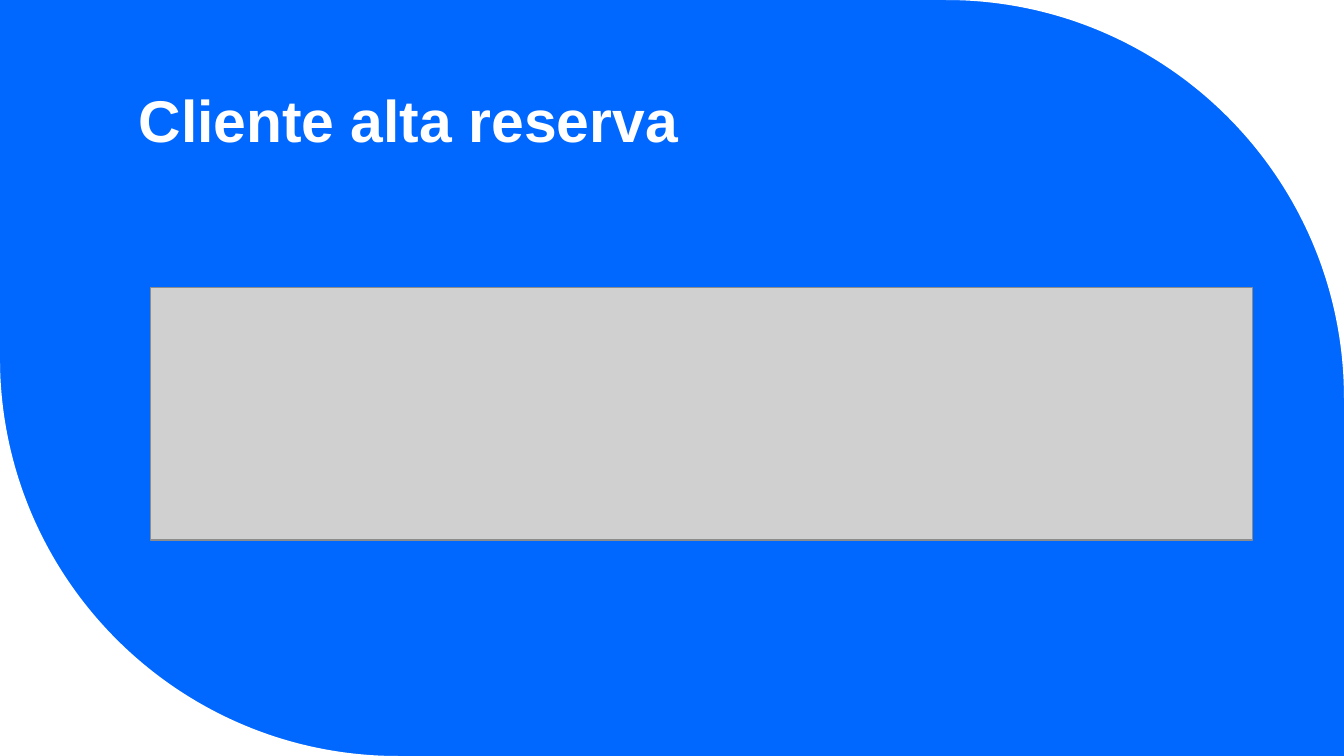
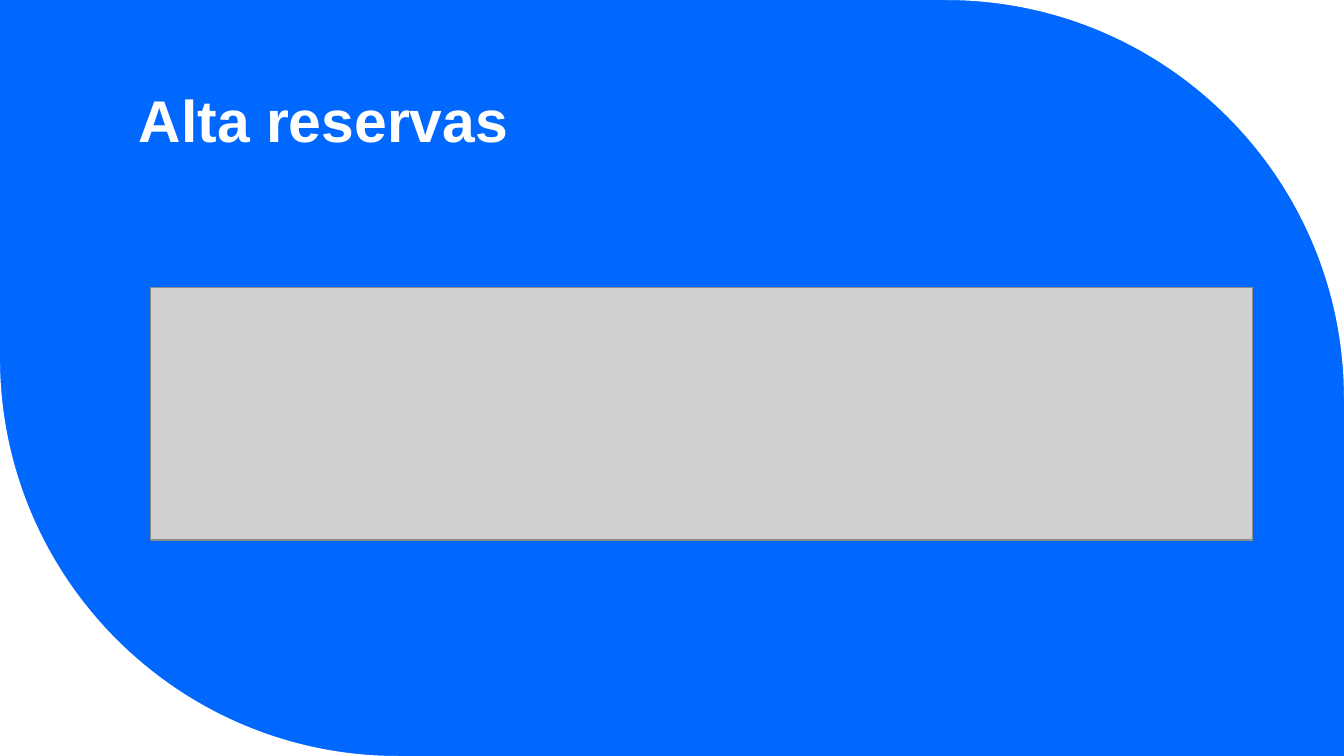
Before and after one commit to sleepyrazor/hotel-booking, a slide deck: slide 16 of Documentación/Book-IT-ing presentacion.pptx. Drawn at 1344x756 pixels with LibreOffice and Linux fonts; fonts in the diff are those of the drawing; grey boxes stand for pictures. Boxes give left, top, right and bottom in pixels: in the first picture for what was removed or moved away, otherwise in the second. Text is boxed around its words. In the diff, an @@ line names an element or a change of style, - is before the commit and + after.

```diff
--- a/Documentación/Book-IT-ing presentacion.pptx
+++ b/Documentación/Book-IT-ing presentacion.pptx
@@ title at (139, 99, 508, 143): text changed @@
-Cliente alta reserva
+Alta reservas
```
Also in this commit, not shown: 7 other slides changed, 3 other files.
